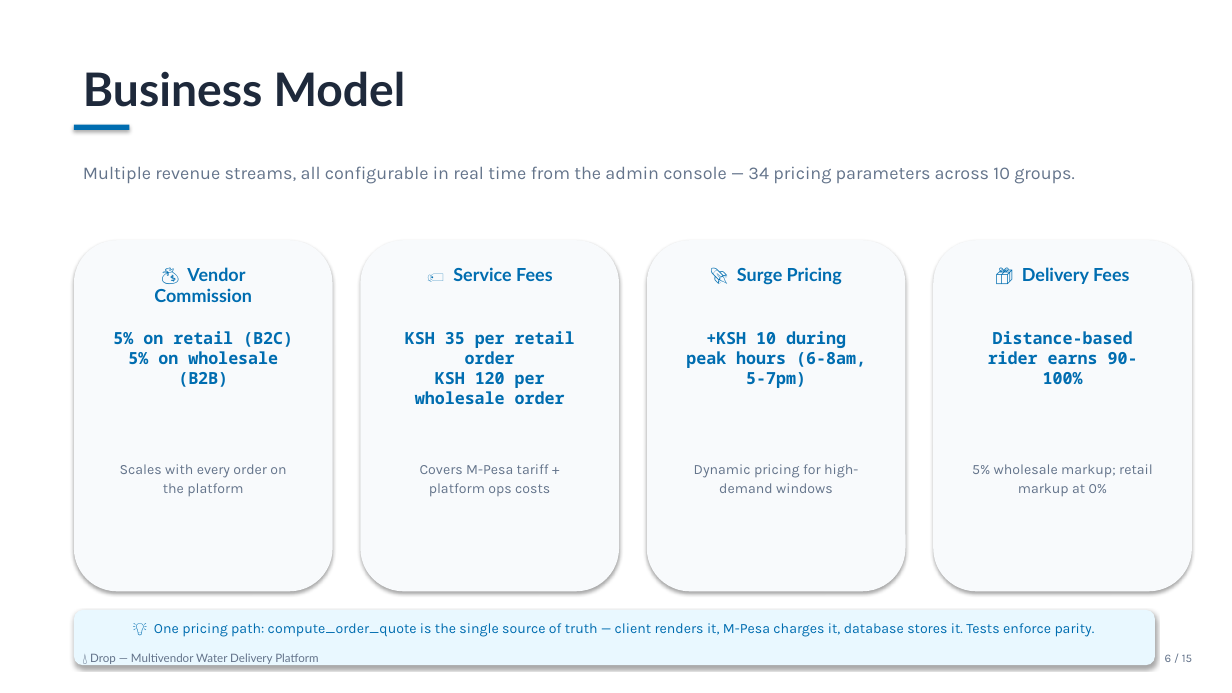
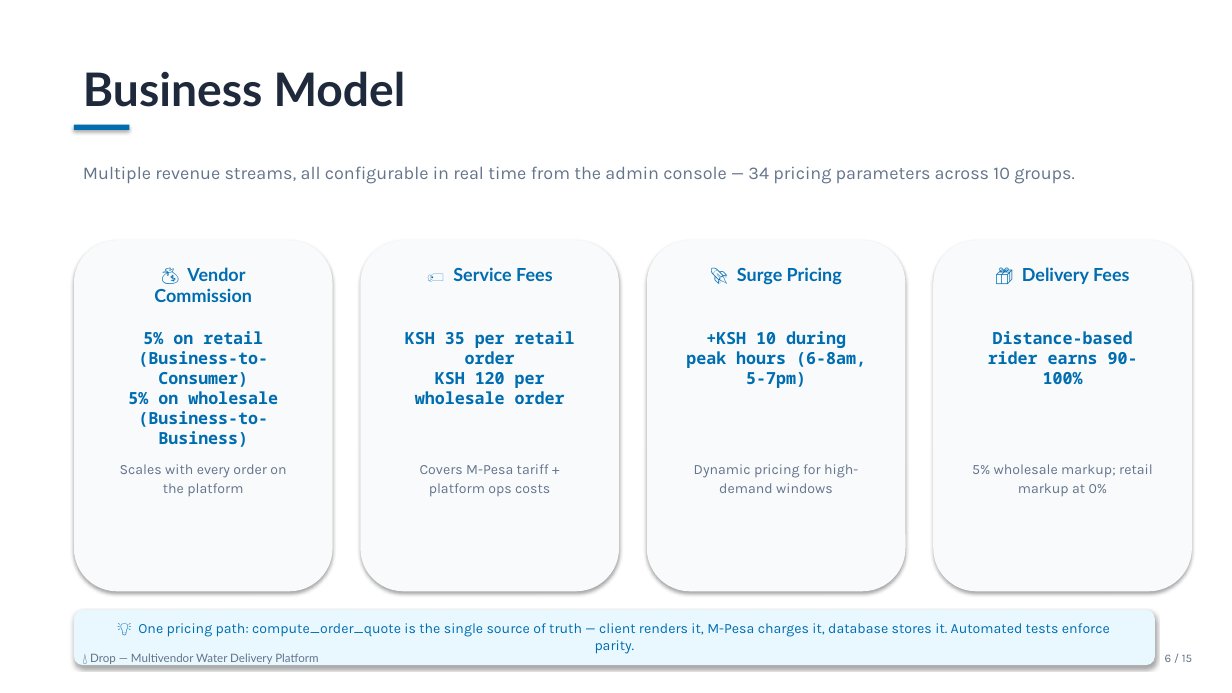
Before and after one commit to WinterJackson/drop-water-delivery-app, a slide deck: slide 6 of Drop_Pitch_Deck.pptx. Drawn at 1232x693 pixels with LibreOffice and Linux fonts; fonts in the diff are those of the drawing. Boxes give left, top, right and bottom in pixels: in the first picture for what was removed or moved away, otherwise in the second. Text is boxed around its words. In the diff, an @@ line names an element or a change of style, - is before the commit and + after.

```diff
--- a/Drop_Pitch_Deck.pptx
+++ b/Drop_Pitch_Deck.pptx
@@ text at [128,331,278,447]: text changed @@
-5% on retail (B2C)
-5% on wholesale (B2B)
+5% on retail (Business-to-Consumer)
+5% on wholesale (Business-to-Business)
@@ text at [138,623,1110,653]: text changed @@
-💡 One pricing path: compute_order_quote is the single source of truth — client renders it, M-Pesa charges it, database stores it. Tests enforce parity.
+💡 One pricing path: compute_order_quote is the single source of truth — client renders it, M-Pesa charges it, database stores it. Automated tests enforce parity.
```
Also in this commit, not shown: 11 other slides changed.
